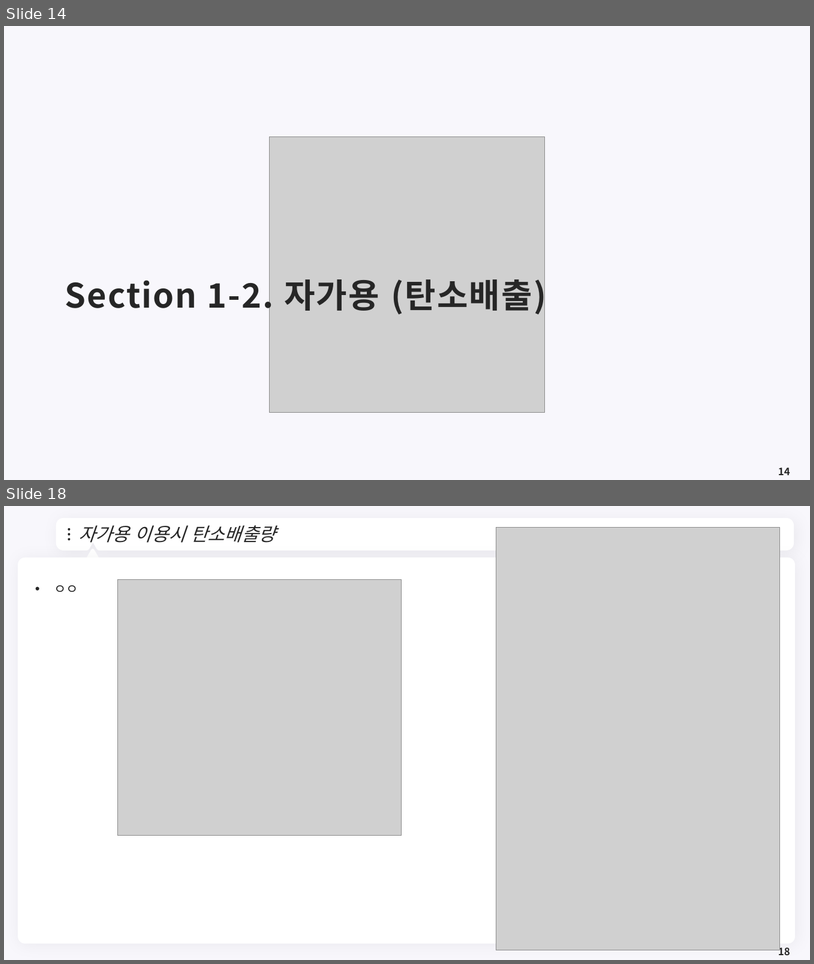
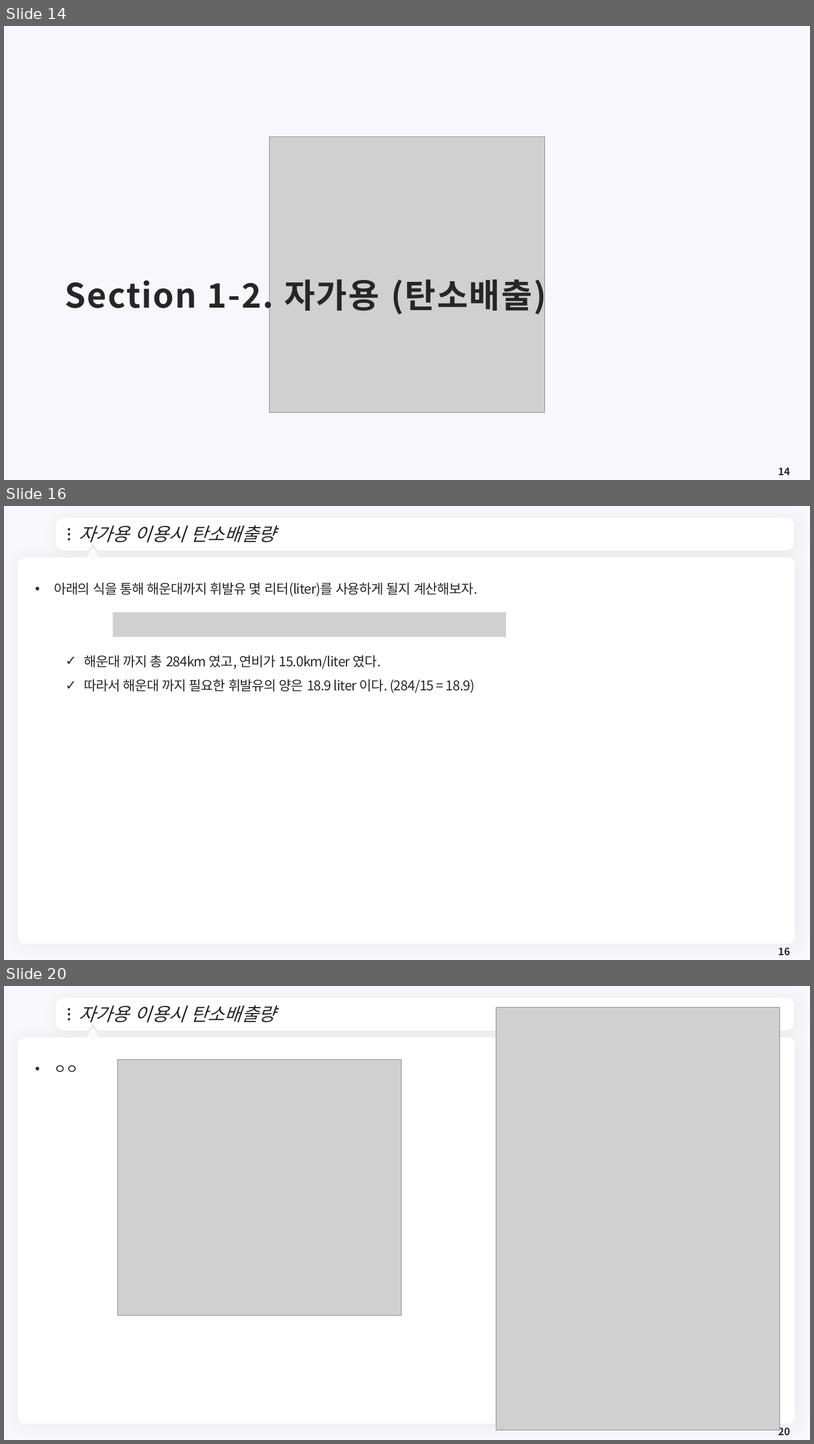
Before and after one commit to meandthey/Teaching, a slide deck: 생활속의 경제/01_Lectures/생활속의 경제_(에너지경제).pptx. Shown one above the other, each under a label of ours: slides 14 and 18 before the commit, slides 14, 16 and 20 after it; the slides between them are not shown. The pictures are 814x964 and 814x1444 pixels, drawn with LibreOffice and Linux fonts; fonts in the diff are those of the drawing; grey boxes stand for pictures; background and template pictures are left out. Boxes give left, top, right and bottom in pixels: in the first picture for what was removed or moved away, otherwise in the second. Text is boxed around its words. In the diff, an @@ line names an element or a change of style, - is before the commit and + after.

```diff
--- a/생활속의 경제/01_Lectures/생활속의 경제_(에너지경제).pptx
+++ b/생활속의 경제/01_Lectures/생활속의 경제_(에너지경제).pptx
@@ slide 16 added at [4,506,810,960], background #F8F7FC; not listed: 7 template elements that a slide beside it also shows @@
@@ title added at [78,525,275,543], 22 pt, text #262626, italic @@
+자가용 이용시 탄소배출량
@@ text added at [54,582,477,693], 16 pt, text #262626 @@
+• 아래의 식을 통해 해운대까지 휘발유 몇 리터(liter)를 사용하게 될지 계산해보자.
+  ✓ 해운대 까지 총 284km 였고, 연비가 15.0km/liter 였다.
+  ✓ 따라서 해운대 까지 필요한 휘발유의 양은 18.9 liter 이다. (284/15 = 18.9)
@@ picture added at [113,612,507,637] @@
@@ page number added at [779,947,791,955], 12 pt, text #262626, bold @@
+16
@@ what was slide 18 is now slide 20 @@
@@ page number at [779,1425,791,1435]: text changed @@
-18
+20
```
Also in this commit, not shown: 10 slides changed, 1 other slide added.
